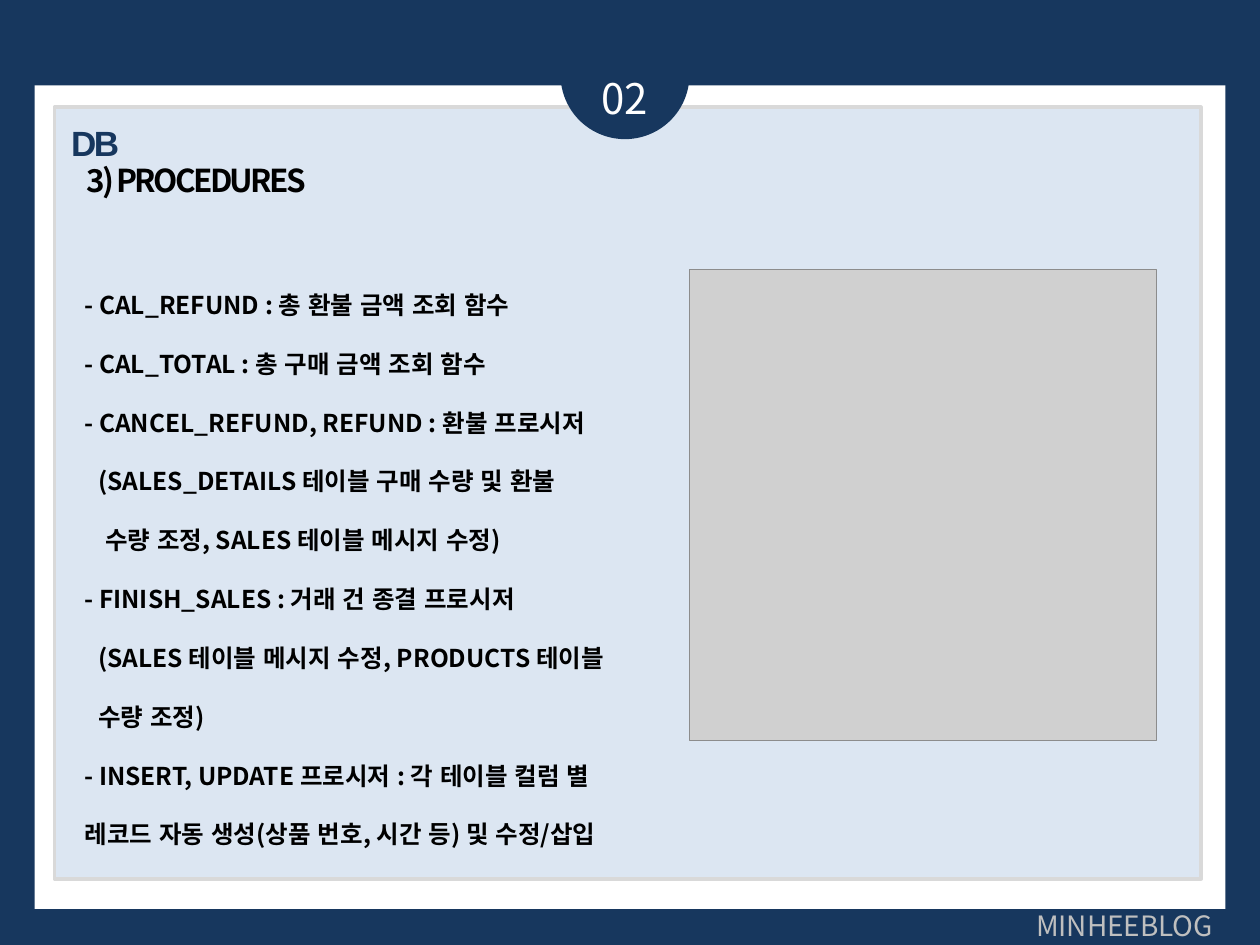
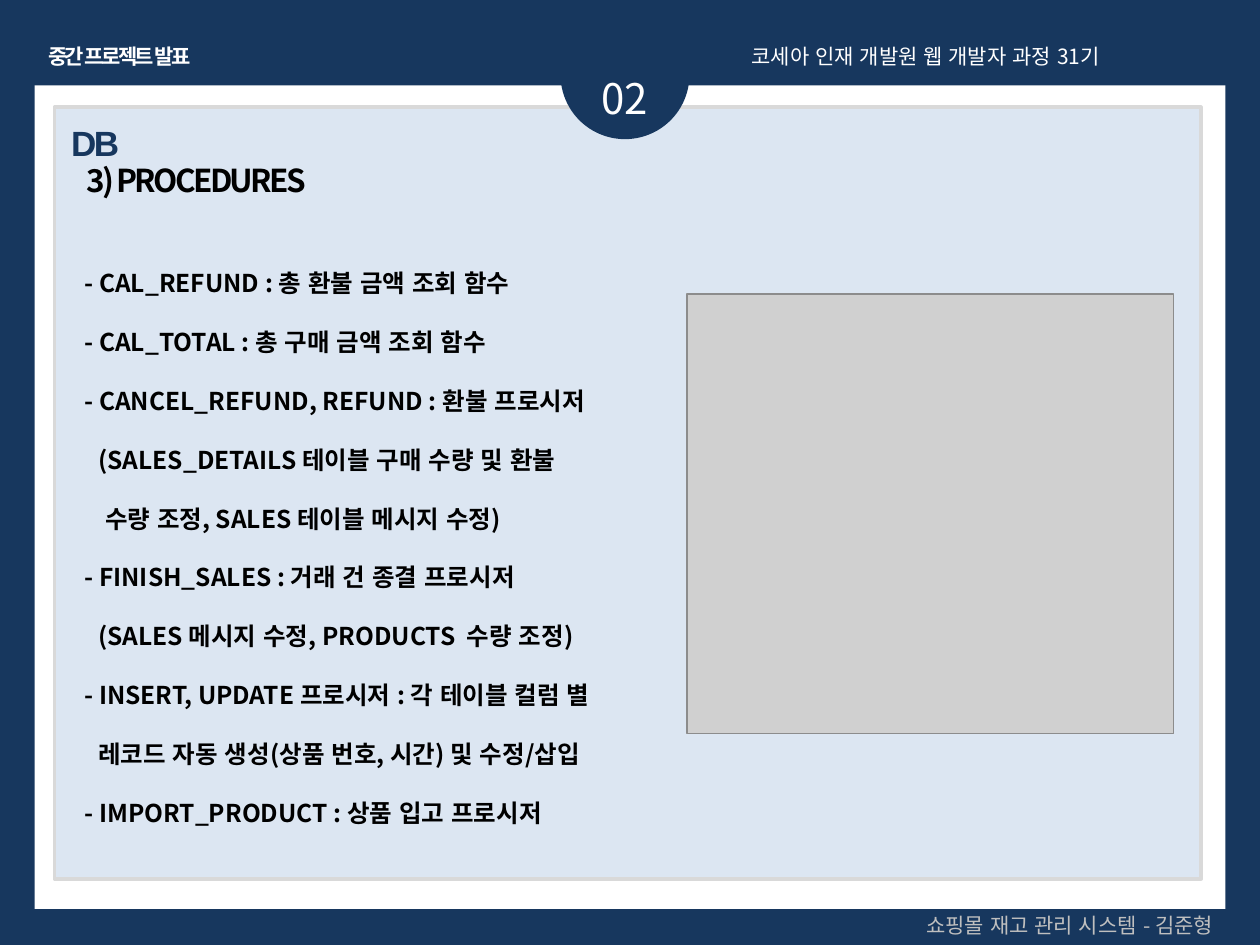
Before and after one commit to Wolfswagen/Kosea_Mid_project, a slide deck: slide 10 of Kosea_Mid_Project/김준형 Project-2nd.pptx. Drawn at 1260x945 pixels with LibreOffice and Linux fonts; fonts in the diff are those of the drawing; grey boxes stand for pictures. Boxes give left, top, right and bottom in pixels: in the first picture for what was removed or moved away, otherwise in the second. Text is boxed around its words. In the diff, an @@ line names an element or a change of style, - is before the commit and + after.

```diff
--- a/Kosea_Mid_Project/김준형 Project-2nd.pptx
+++ b/Kosea_Mid_Project/김준형 Project-2nd.pptx
@@ text added at <box>48,46,191,66</box>, 12 pt, text #FFFFFF, bold @@
+중간 프로젝트 발표
@@ text added at <box>752,46,1100,66</box>, 12 pt, text #FFFFFF @@
+코세아 인재 개발원 웹 개발자 과정 31기
@@ text "- CAL_REFUND : 총 환불 ...": place and size @@
-text "- CAL_REFUND : 총 환불 ..." at <box>84,293,604,848</box>
+text "- CAL_REFUND : 총 환불 ..." at <box>98,271,590,826</box>
@@ picture: place and size @@
-picture at <box>689,270,1157,741</box>
+picture at <box>687,294,1173,733</box>
@@ text at <box>98,565,590,826</box>: text changed @@
-- FINISH_SALES : 거래 건 종결 프로시저
-(SALES 테이블 메시지 수정, PRODUCTS 테이블
-수량 조정)
-- INSERT, UPDATE 프로시저 : 각 테이블 컬럼 별
-레코드 자동 생성(상품 번호, 시간 등) 및 수정/삽입
+- FINISH_SALES : 거래 건 종결 프로시저
+(SALES 메시지 수정, PRODUCTS 수량 조정)
+- INSERT, UPDATE 프로시저 : 각 테이블 컬럼 별
+레코드 자동 생성(상품 번호, 시간) 및 수정/삽입
+- IMPORT_PRODUCT : 상품 입고 프로시저
@@ text added at <box>926,915,1213,935</box>, 12 pt, text #BFBFBF @@
+쇼핑몰 재고 관리 시스템 - 김준형
@@ text removed at <box>1036,908,1213,937</box> @@
-MINHEEBLOG
```
Also in this commit, not shown: 20 other slides changed, 19 other files.
